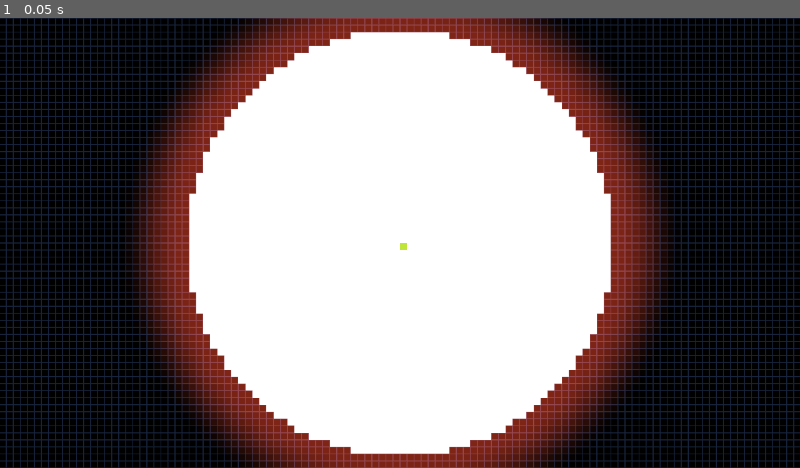
Above: before the commit, frame 1.
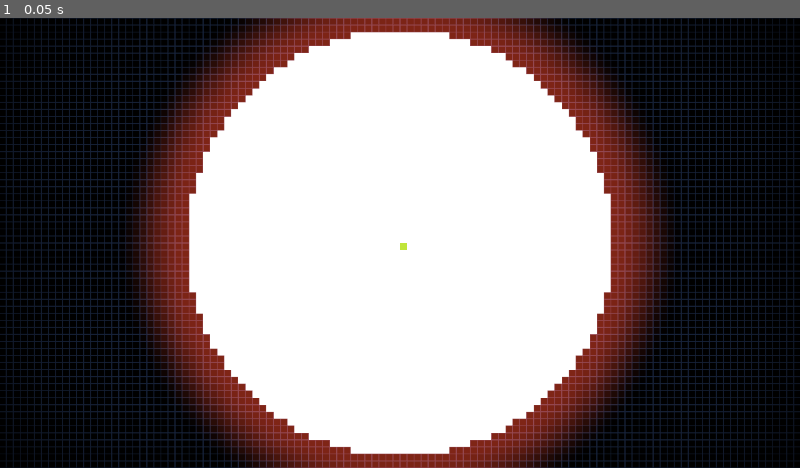
Above: after the commit, the same moment.

Repository: Masupell/sand_tetris_round
Game: Godot game, scene res://scenes/World.tscn
Two runs of this game, one before a commit and one after it. Both use one fixed random seed, a clock stepped at 60 frames per second and the inputs below. The project has no main scene, so this scene is started directly.
Inputs:
- Up to frame 1 (0.05 s): no input

The runs differ from the first frame. In frame 1, 0.1% of the frame differs, in the area x 0-100%, y 0-100%.

Commit message:
Grid Fading

Diff:
--- a/Code/Shaders/world.gdshader
+++ b/Code/Shaders/world.gdshader
@@ -59,7 +59,15 @@
 	//uv = rotate(uv, TIME * 0.1);
 	float zoom = 64.0;
 	float line_thickness = zoom * thickness / size.y;
-	vec3 color2 = color+(smoothstep(1.0 - line_thickness, 1.0, draw_grid(uv * zoom)) * line_color)*0.5;
+
+	//Test
+	vec2 dist = uv_pixel-vec2(0.5);
+	float fade_start = scale;
+	float fade = smoothstep(fade_start*0.25, 1.75, dot(dist, dist));
+	vec3 grid = (smoothstep(1.0 - line_thickness, 1.0, draw_grid(uv * zoom)) * line_color)*0.5*(1.0-fade); //(last part is for fade)
+	///
+
+	vec3 color2 = color+grid;//(smoothstep(1.0 - line_thickness, 1.0, draw_grid(uv * zoom)) * line_color)*0.5;
 
 	COLOR = vec4(color2, 1.0);
 }
